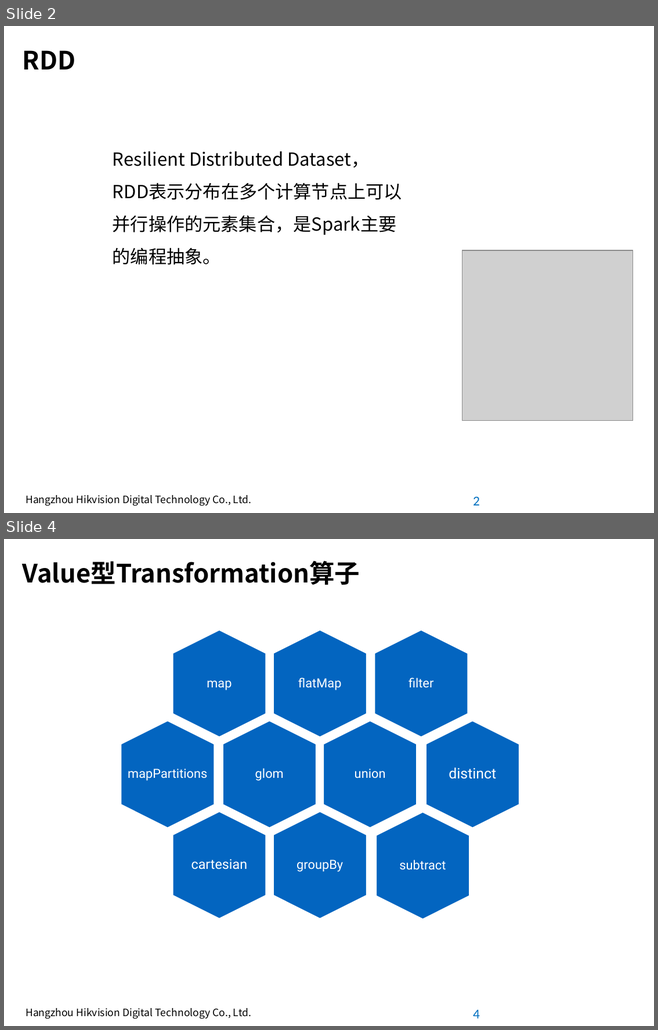
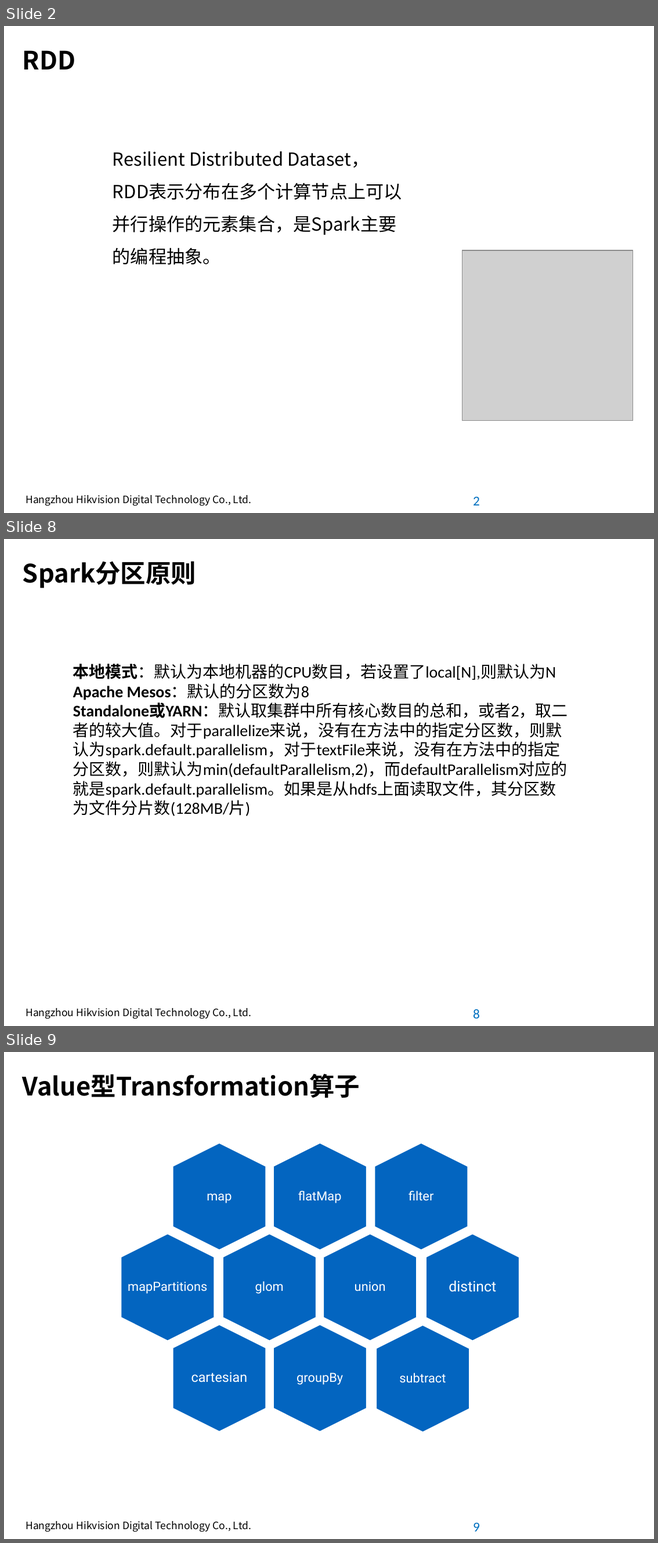
Before and after one commit to pcalpha/Learning, a slide deck: Scala/Spark常用算子.pptx. Shown one above the other, each under a label of ours: slides 2 and 4 before the commit, slides 2, 8 and 9 after it; the slides between them are not shown. The pictures are 658x1030 and 658x1543 pixels, drawn with LibreOffice and Linux fonts; fonts in the diff are those of the drawing; grey boxes stand for pictures; background and template pictures are left out. Boxes give left, top, right and bottom in pixels: in the first picture for what was removed or moved away, otherwise in the second. Text is boxed around its words. In the diff, an @@ line names an element or a change of style, - is before the commit and + after.

```diff
--- a/Scala/Spark常用算子.pptx
+++ b/Scala/Spark常用算子.pptx
@@ slide 8 added at [4, 539, 654, 1026], background #FFFFFF; not listed: 2 template elements that a slide beside it also shows @@
@@ title added at [23, 561, 197, 588], 28 pt, text #000000, bold @@
+Spark分区原则
@@ text added at [73, 664, 568, 816], 18 pt, text #000000 @@
+本地模式：默认为本地机器的CPU数目，若设置了local[N],则默认为N
+Apache Mesos：默认的分区数为8
+Standalone或YARN：默认取集群中所有核心数目的总和，或者2，取二者的较大值。对于parallelize来说，没有在方法中的指定分区数，则默认为spark.default.parallelism，对于textFile来说，没有在方法中的指定分区数，则默认为min(defaultParallelism,2)，而defaultParallelism对应的就是spark.default.parallelism。如果是从hdfs上面读取文件，其分区数为文件分片数(128MB/片)
@@ what was slide 4 is now slide 9 @@
@@ page number at [473, 1523, 480, 1532]: text changed @@
-4
+9
```
Also in this commit, not shown: 9 slides changed, 12 other slides added, 8 slides removed.
